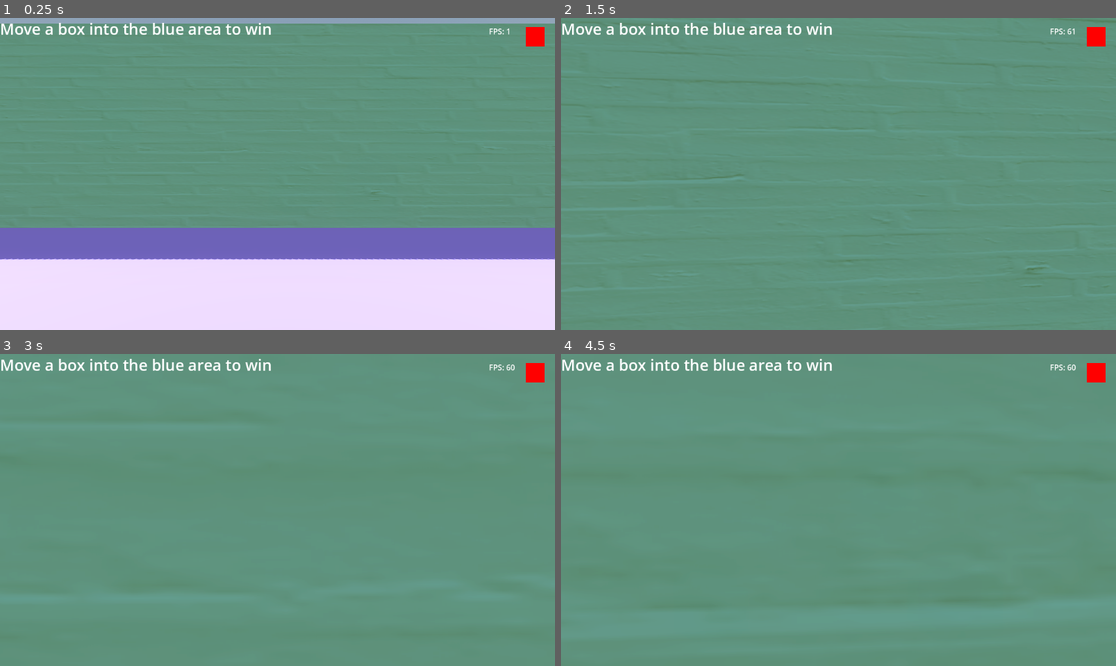
Above: before the commit, frames 1-4 (two rows, left to right).
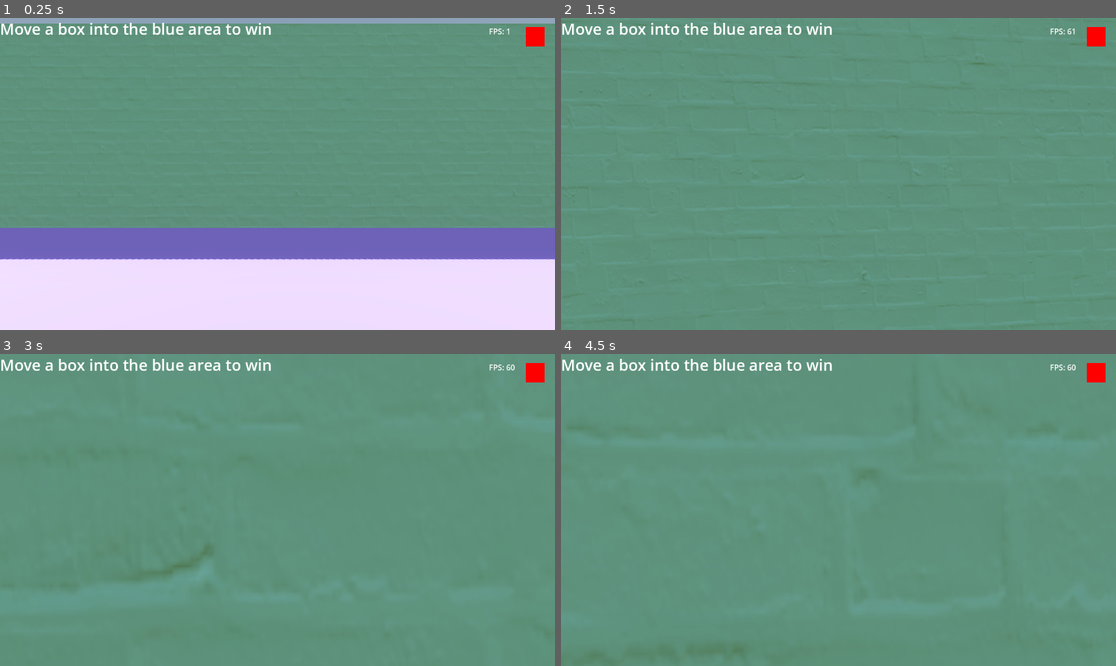
Above: after the commit, the same moments.

Repository: Tayacan/GameOff2023
Game: Godot game, scene res://scenes/playground.tscn
Two runs of this game, one before a commit and one after it. Both use one fixed random seed, a clock stepped at 60 frames per second and the inputs below.
Inputs (mouse positions are in pixels of both pictures, inside the frame that each line leads up to):
- Up to frame 1 (0.25 s): no input
- Up to frame 2 (1.5 s): tap Enter at 0.5 s; move the mouse to (832, 180) at 0.52 s; hold W (move_forward) from 0.53 s (still down); tap Mouse wheel down (change_link_next) at 0.6 s; tap Space (jump) at 0.77 s; move the mouse to (877, 177) at 1.27 s; tap Mouse wheel up (change_link_prev) at 1.35 s
- Up to frame 3 (3 s): tap Space (jump) at 1.52, 2.75 s; move the mouse to (233, 506) at 2.02 s; right-click (233, 506) at 2.1 s; move the mouse to (283, 510) at 2.77 s; release W (move_forward) at 2.78 s; hold A (move_left) from 2.78 s (still down); click (283, 510) at 2.85 s
- Up to frame 4 (4.5 s): tap Space (jump) at 3.02, 3.77 s; move the mouse to (816, 503) at 3.52 s; release A (move_left) at 3.53 s; hold W (move_forward) from 3.53 s (still down); tap Mouse wheel down (change_link_next) at 3.6 s; move the mouse to (866, 510) at 4.27 s; tap Mouse wheel up (change_link_prev) at 4.35 s

The runs differ from the first frame. In frame 1, less than 0.1% of the frame differs, in the area x 52-68%, y 53-56%; in frame 2, less than 0.1%; in frame 3, 0.2%; in frame 4, 0.3%, in the area x 1-94%, y 23-98%.

Commit message:
scaling of uv for wall material

Diff:
--- a/materials/blue_green.tres
+++ b/materials/wall.tres
@@ -6,3 +6,4 @@
 albedo_color = Color(0.478431, 0.709804, 0.658824, 1)
 normal_enabled = true
 normal_texture = ExtResource("1_orlfo")
+uv1_scale = Vector3(5, 1, 1)
--- a/scenes/playground.tscn
+++ b/scenes/playground.tscn
@@ -3,8 +3,8 @@
 [ext_resource type="PackedScene" uid="uid://bt16jtq300lur" path="res://player/player.tscn" id="1_yyvfr"]
 [ext_resource type="Material" uid="uid://dg7xodm5ordwh" path="res://materials/purple.tres" id="2_fstnw"]
 [ext_resource type="Script" path="res://fps.gd" id="2_tkf2f"]
-[ext_resource type="Material" uid="uid://xnjqbca5n6vj" path="res://materials/blue_green.tres" id="2_ynlgk"]
 [ext_resource type="Material" uid="uid://c6t3ysmetu6ig" path="res://materials/orange.tres" id="3_di84c"]
+[ext_resource type="Material" uid="uid://xnjqbca5n6vj" path="res://materials/wall.tres" id="5_ldbqk"]
 [ext_resource type="PackedScene" uid="uid://ijgj4cyrxngg" path="res://boxes/box.tscn" id="6_7vcvm"]
 [ext_resource type="Script" path="res://scenes/GameControl.gd" id="7_joxcs"]
 [ext_resource type="Script" path="res://scenes/WinArea.gd" id="7_t8b0n"]
@@ -109,48 +109,48 @@
 size = Vector3(8, 2, 10)
 
 [node name="WallUnion" type="CSGCombiner3D" parent="Map"]
-material_override = ExtResource("2_ynlgk")
+material_override = ExtResource("5_ldbqk")
 use_collision = true
 
 [node name="Wall 1" type="CSGBox3D" parent="Map/WallUnion"]
 transform = Transform3D(1, 0, 0, 0, 1, 0, 0, 0, 1, 0, 3, 8)
-material_override = ExtResource("2_ynlgk")
+material_override = ExtResource("5_ldbqk")
 use_collision = true
 size = Vector3(32, 6, 0.1)
 
 [node name="Wall 7" type="CSGBox3D" parent="Map/WallUnion"]
 transform = Transform3D(1, 0, 0, 0, 1, 0, 0, 0, 1, 0, 3, 24)
-material_override = ExtResource("2_ynlgk")
+material_override = ExtResource("5_ldbqk")
 use_collision = true
 size = Vector3(32, 6, 0.1)
 
 [node name="Wall 2" type="CSGBox3D" parent="Map/WallUnion"]
 transform = Transform3D(-4.37114e-08, 0, 1, 0, 1, 0, -1, 0, -4.37114e-08, 16, 3, 0)
-material_override = ExtResource("2_ynlgk")
+material_override = ExtResource("5_ldbqk")
 use_collision = true
 size = Vector3(16, 6, 0.1)
 
 [node name="Wall 6" type="CSGBox3D" parent="Map/WallUnion"]
 transform = Transform3D(-4.37114e-08, 0, 1, 0, 1, 0, -1, 0, -4.37114e-08, 16, 3, 16)
-material_override = ExtResource("2_ynlgk")
+material_override = ExtResource("5_ldbqk")
 use_collision = true
 size = Vector3(16, 6, 0.1)
 
 [node name="Wall 3" type="CSGBox3D" parent="Map/WallUnion"]
 transform = Transform3D(-4.37114e-08, 0, -1, 0, 1, 0, 1, 0, -4.37114e-08, -16, 3, 0)
-material_override = ExtResource("2_ynlgk")
+material_override = ExtResource("5_ldbqk")
 use_collision = true
 size = Vector3(16, 6, 0.1)
 
 [node name="Wall 5" type="CSGBox3D" parent="Map/WallUnion"]
 transform = Transform3D(-4.37114e-08, 0, -1, 0, 1, 0, 1, 0, -4.37114e-08, -16, 3, 16)
-material_override = ExtResource("2_ynlgk")
+material_override = ExtResource("5_ldbqk")
 use_collision = true
 size = Vector3(16, 6, 0.1)
 
 [node name="Wall 4" type="CSGBox3D" parent="Map/WallUnion"]
 transform = Transform3D(1, 0, 0, 0, 1, 0, 0, 0, 1, 0, 3, -8)
-material_override = ExtResource("2_ynlgk")
+material_override = ExtResource("5_ldbqk")
 use_collision = true
 size = Vector3(32, 6, 0.1)
 
